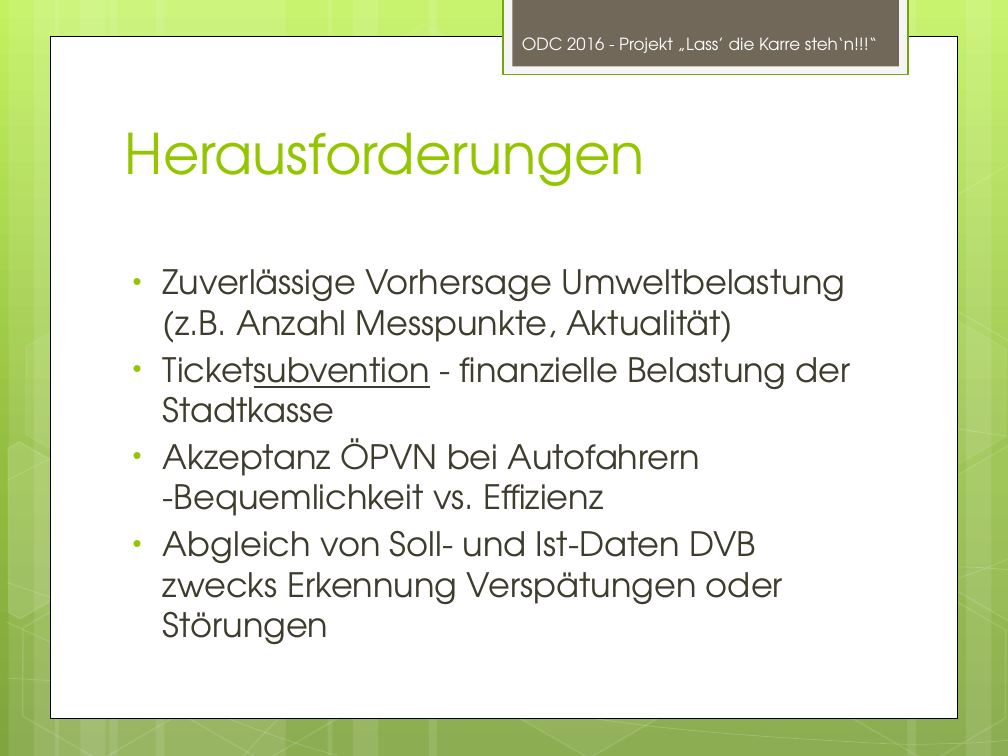
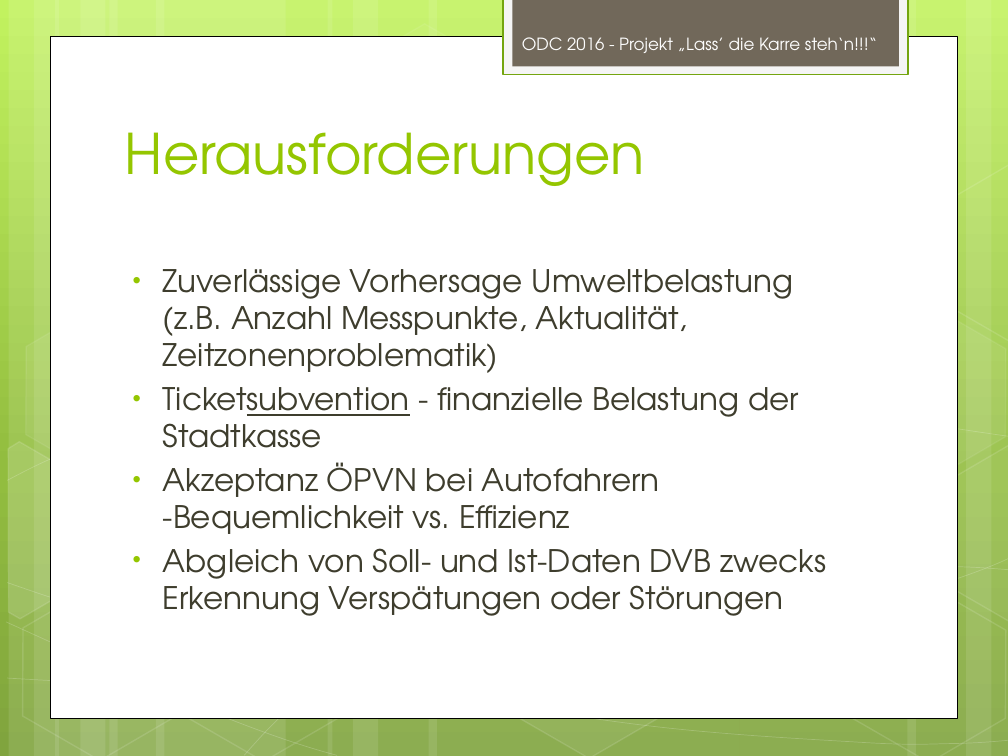
Before and after one commit to frankdressel/open-data-crunch-2016, a slide deck: slide 4 of branding/OpenDataCrunch.pptx (slide 5 before the commit). Drawn at 1008x756 pixels with LibreOffice and Linux fonts; fonts in the diff are those of the drawing. Boxes give left, top, right and bottom in pixels: in the first picture for what was removed or moved away, otherwise in the second. Text is boxed around its words. In the diff, an @@ line names an element or a change of style, - is before the commit and + after.

```diff
--- a/branding/OpenDataCrunch.pptx
+++ b/branding/OpenDataCrunch.pptx
@@ text at (x1=163, y1=269, x2=793, y2=373): text changed; size 24 to 22.2 pt @@
-• Zuverlässige Vorhersage Umweltbelastung (z.B. Anzahl Messpunkte, Aktualität)
+• Zuverlässige Vorhersage Umweltbelastung (z.B. Anzahl Messpunkte, Aktualität, Zeitzonenproblematik)
@@ text at (x1=163, y1=387, x2=826, y2=616): size 24 to 22.2 pt in "Ticketsubvention - finanzielle Belastung der Stadtkasse", "Akzeptanz ÖPVN bei Autofahrern -Bequemlichkeit vs. Effizienz", "Abgleich von Soll- und Ist-Daten DVB zwecks ..." @@
```
Also in this commit, not shown: 3 other slides changed, 2 slides added, 1 other file.
